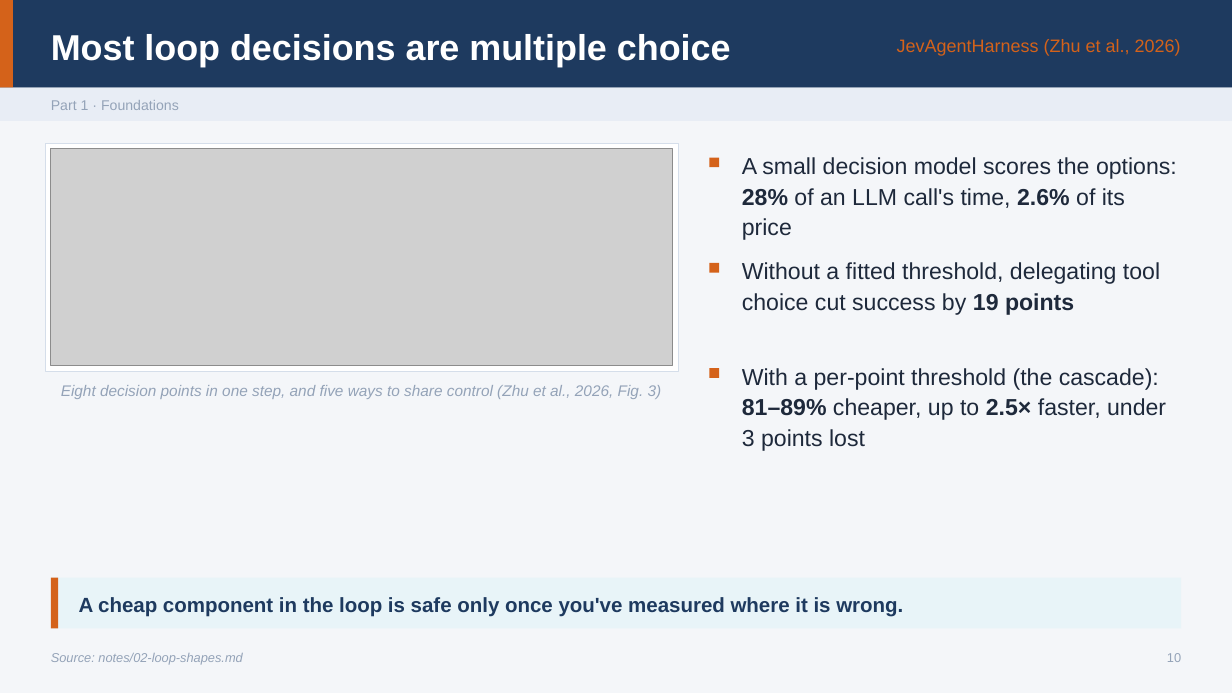
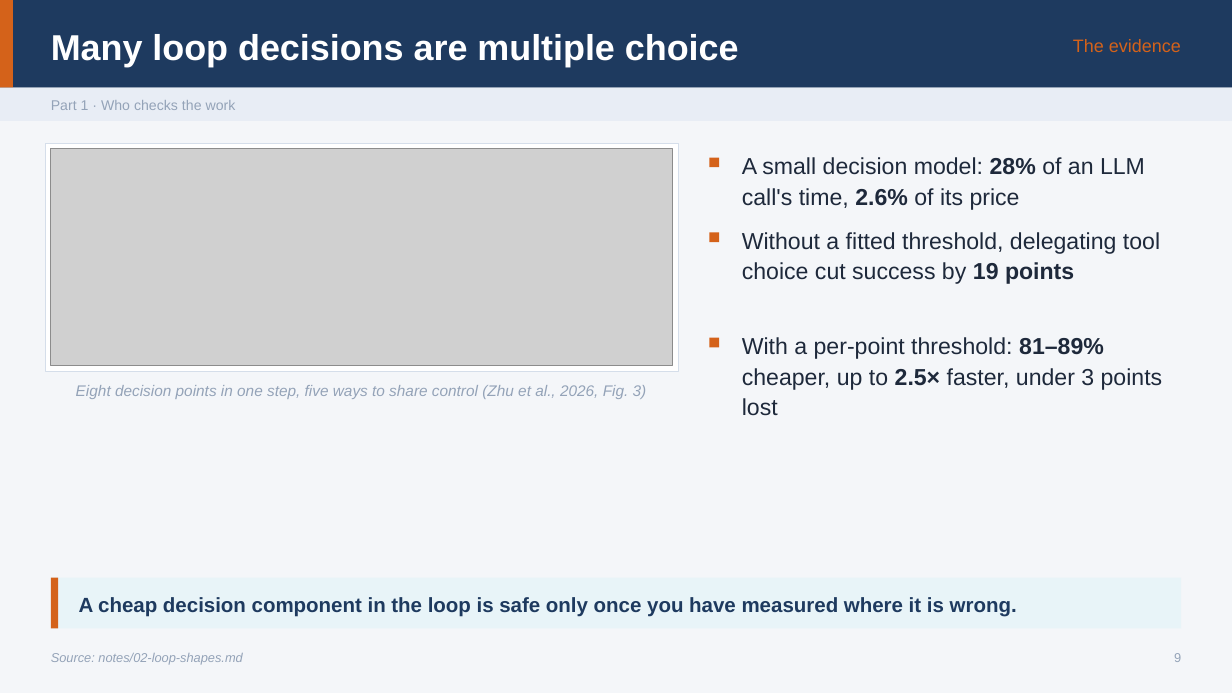
Before and after one commit to ramseywise/learn-ai-engineering, a slide deck: slide 9 of ai-engineering/04-loop-engineering/slides/loop-engineering.pptx (slide 10 before the commit). Drawn at 1232x693 pixels with LibreOffice and Linux fonts; fonts in the diff are those of the drawing; grey boxes stand for pictures. Boxes give left, top, right and bottom in pixels: in the first picture for what was removed or moved away, otherwise in the second. Text is boxed around its words. In the diff, an @@ line names an element or a change of style, - is before the commit and + after.

```diff
--- a/ai-engineering/04-loop-engineering/slides/loop-engineering.pptx
+++ b/ai-engineering/04-loop-engineering/slides/loop-engineering.pptx
@@ text at [51, 34, 739, 67]: text changed @@
-Most loop decisions are multiple choice
+Many loop decisions are multiple choice
@@ text at [1073, 39, 1181, 52]: text changed @@
-JevAgentHarness (Zhu et al., 2026)
+The evidence
@@ text at [51, 100, 236, 110]: text changed @@
-Part 1 · Foundations
+Part 1 · Who checks the work
@@ text at [742, 157, 1145, 210]: text changed @@
-A small decision model scores the options: 28% of an LLM call's time, 2.6% of its price
+A small decision model: 28% of an LLM call's time, 2.6% of its price
@@ 2 rectangles, 1 text: place and size @@
-2 rectangles, 1 text at [710, 262, 1160, 377]
+2 rectangles, 1 text at [710, 232, 1160, 347]
@@ text at [742, 337, 1163, 416]: text changed @@
-With a per-point threshold (the cascade): 81–89% cheaper, up to 2.5× faster, under 3 points lost
+With a per-point threshold: 81–89% cheaper, up to 2.5× faster, under 3 points lost
@@ text at [76, 385, 647, 399]: text changed @@
-Eight decision points in one step, and five ways to share control (Zhu et al., 2026, Fig. 3)
+Eight decision points in one step, five ways to share control (Zhu et al., 2026, Fig. 3)
@@ text at [79, 597, 1017, 617]: text changed @@
-A cheap component in the loop is safe only once you've measured where it is wrong.
+A cheap decision component in the loop is safe only once you have measured where it is wrong.
@@ text at [1174, 653, 1181, 662]: text changed @@
-10
+9
```
Also in this commit, not shown: 33 other slides changed, 11 slides added, 12 slides removed, 52 other files.
